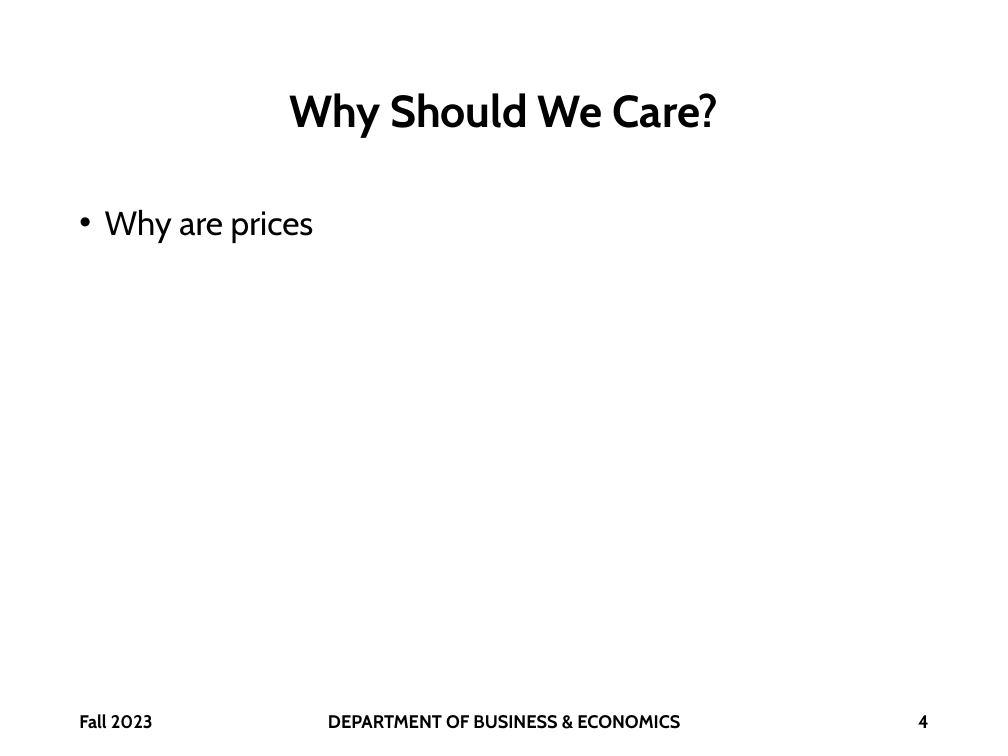
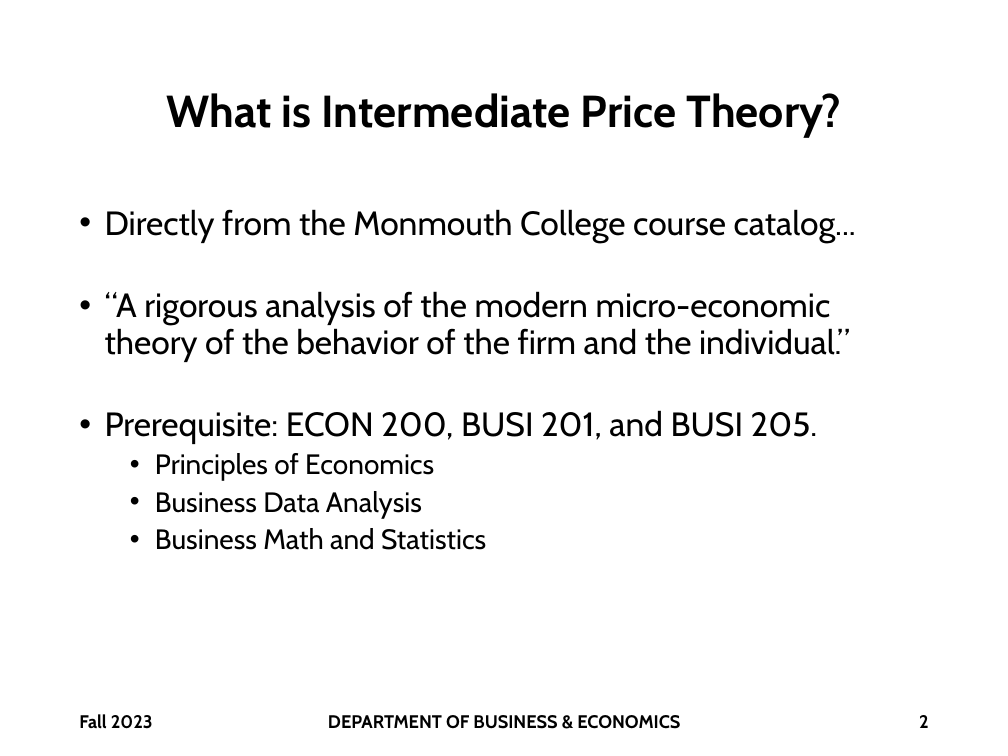
Before and after one commit to brianhwpark/brianhwpark.github.io, a slide deck: slide 2 of files/ppt/monmouthcollege-econ-300/ECON300-LEC01.pptx (slide 4 before the commit). Drawn at 1008x756 pixels with LibreOffice and Linux fonts; fonts in the diff are those of the drawing; background and template pictures are left out. Boxes give left, top, right and bottom in pixels: in the first picture for what was removed or moved away, otherwise in the second. Text is boxed around its words. In the diff, an @@ line names an element or a change of style, - is before the commit and + after.

```diff
--- a/files/ppt/monmouthcollege-econ-300/ECON300-LEC01.pptx
+++ b/files/ppt/monmouthcollege-econ-300/ECON300-LEC01.pptx
@@ title at (166, 93, 841, 138): text changed @@
-Why Should We Care?
+What is Intermediate Price Theory?
@@ text at (105, 209, 856, 550): text changed @@
-• Why are prices
+• Directly from the Monmouth College course catalog...
+• “A rigorous analysis of the modern micro-economic theory of the behavior of the firm and the individual.”
+• Prerequisite: ECON 200, BUSI 201, and BUSI 205.
+  • Principles of Economics
+  • Business Data Analysis
+  • Business Math and Statistics
@@ page number at (919, 715, 929, 728): text changed @@
-4
+2
```
Also in this commit, not shown: 10 other slides changed, 3 other files.
